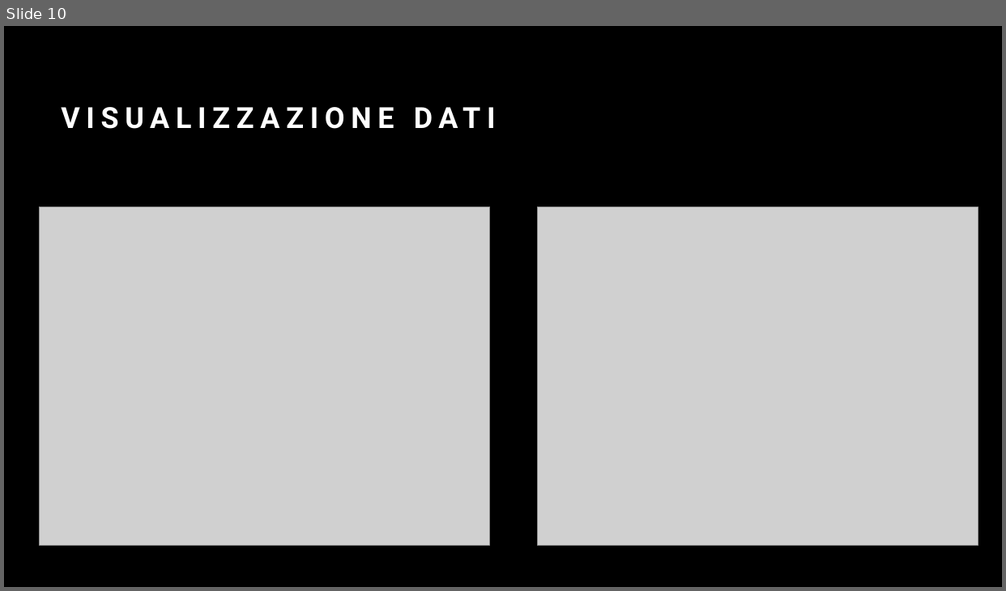
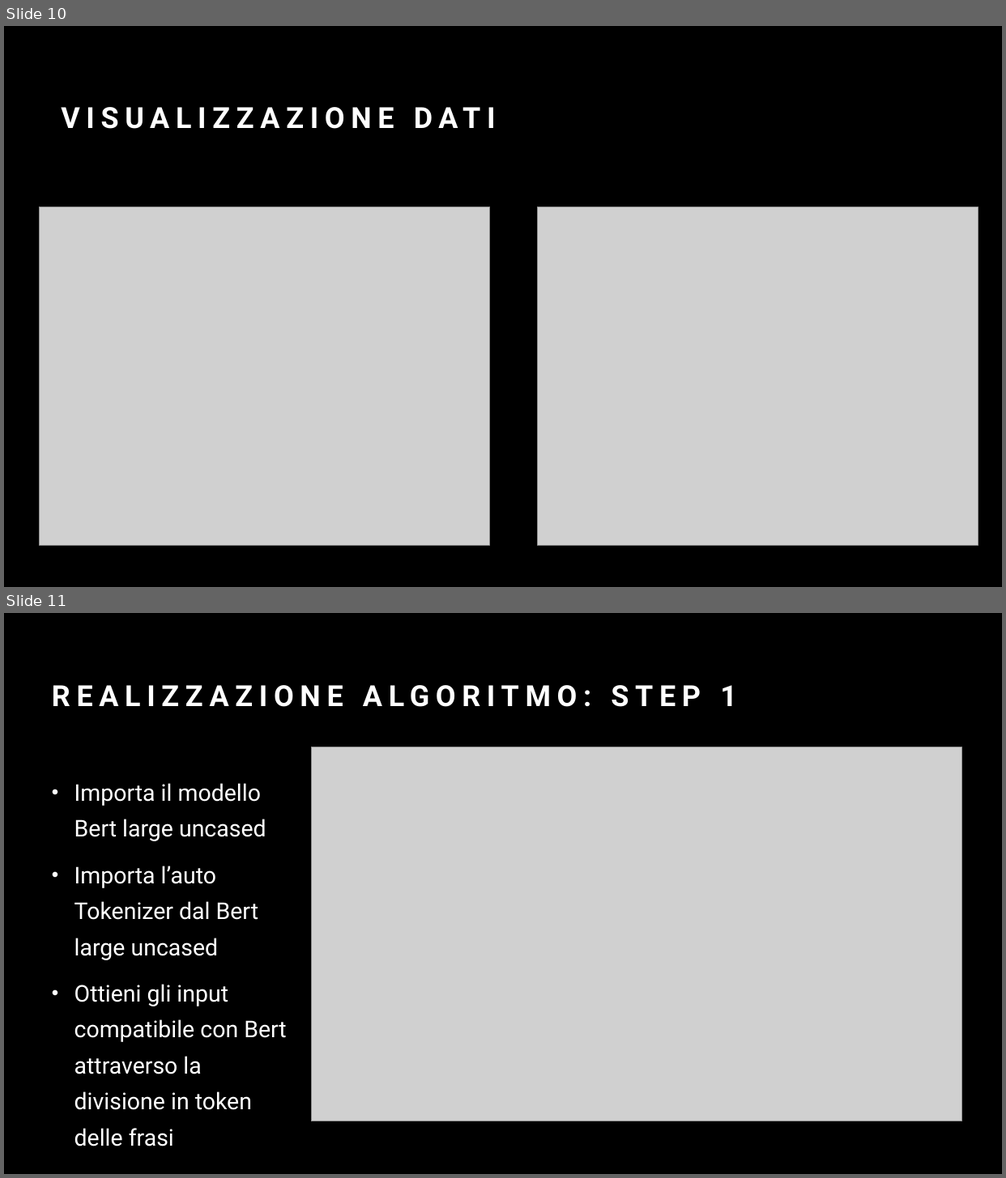
Before and after one commit to AlessioRoda/MachineLearning, a slide deck: Natural Language Processing with Disaster Tweets.pptx. Shown one above the other, each under a label of ours: slide 10 before the commit, slides 10 and 11 after it. The pictures are 1006x591 and 1006x1178 pixels, drawn with LibreOffice and Linux fonts; fonts in the diff are those of the drawing; grey boxes stand for pictures. Boxes give left, top, right and bottom in pixels: in the first picture for what was removed or moved away, otherwise in the second. Text is boxed around its words. In the diff, an @@ line names an element or a change of style, - is before the commit and + after.

```diff
--- a/Natural Language Processing with Disaster Tweets.pptx
+++ b/Natural Language Processing with Disaster Tweets.pptx
@@ slide 11 added at [4, 613, 1002, 1174], background #000000 @@
@@ title added at [52, 685, 737, 707], 28 pt, text #FFFFFF, bold @@
+REALIZZAZIONE ALGORITMO: STEP 1
@@ picture added at [311, 747, 961, 1122] @@
@@ text added at [74, 783, 286, 1110], 22.2 pt, text #FFFFFF @@
+• Importa il modello Bert large uncased
+• Importa l’auto Tokenizer dal Bert large uncased
+• Ottieni gli input compatibile con Bert attraverso la divisione in token delle frasi
```
Also in this commit, not shown: 1 slide changed, 1 other slide added.
